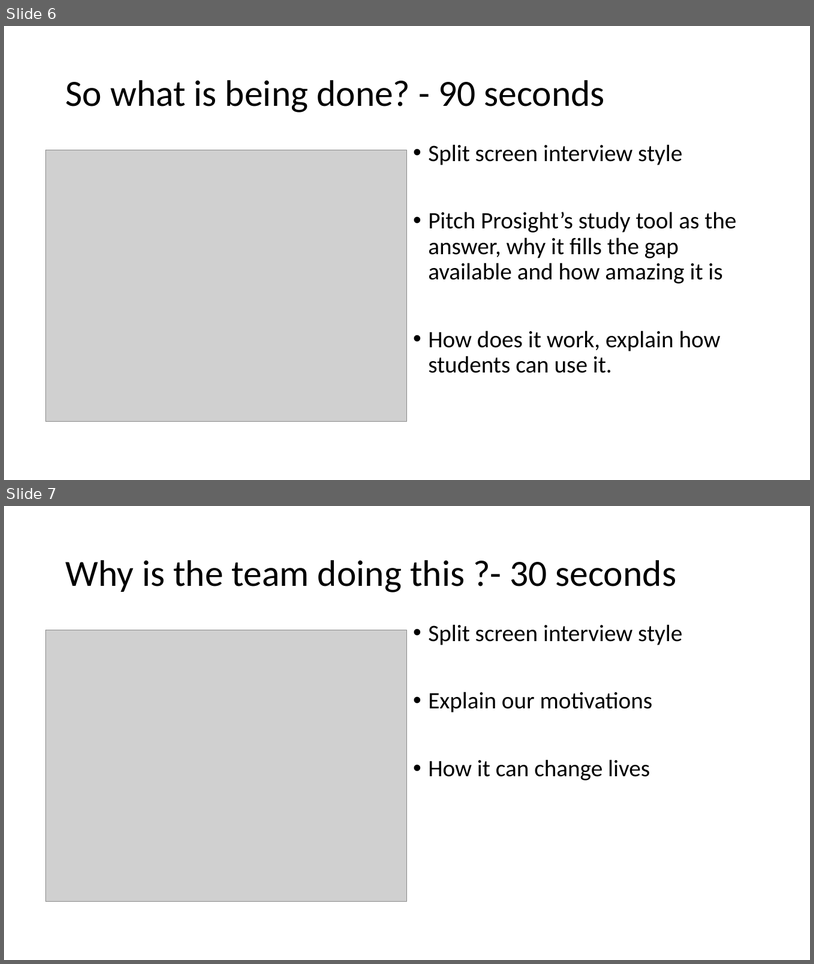
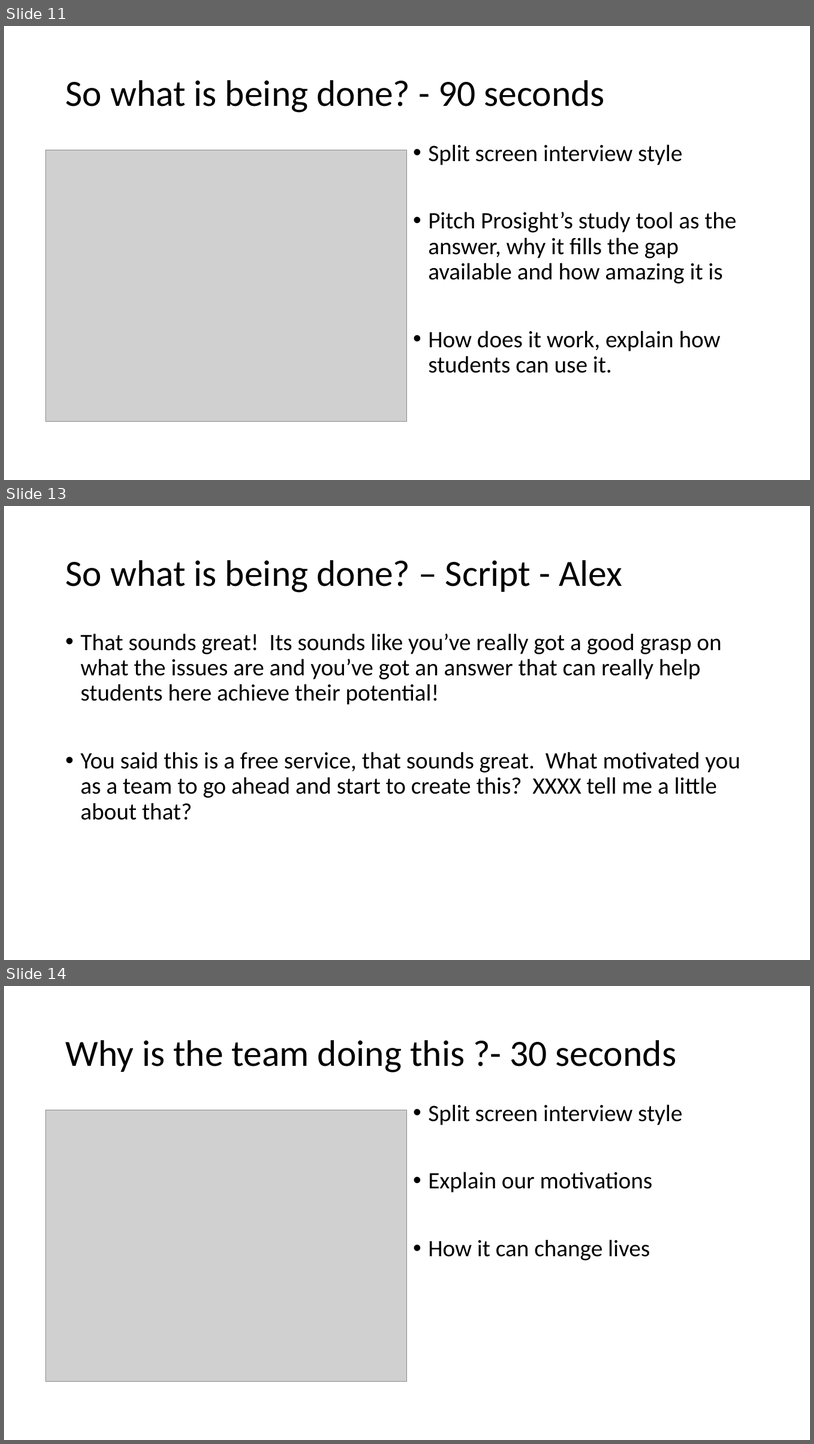
Before and after one commit to Brandon-M-Tech/Project-Assignment-3, a slide deck: storyboard-draft.pptx. Shown one above the other, each under a label of ours: slides 6 and 7 before the commit, slides 11, 13 and 14 after it; the slides between them are not shown. The pictures are 814x964 and 814x1444 pixels, drawn with LibreOffice and Linux fonts; fonts in the diff are those of the drawing; grey boxes stand for pictures. Boxes give left, top, right and bottom in pixels: in the first picture for what was removed or moved away, otherwise in the second. Text is boxed around its words. In the diff, an @@ line names an element or a change of style, - is before the commit and + after.

Commit message:
updated storyboard with draft script

```diff
--- a/storyboard-draft.pptx
+++ b/storyboard-draft.pptx
@@ slide 13 added at (x1=4, y1=506, x2=810, y2=960), background #FFFFFF @@
@@ title added at (x1=65, y1=560, x2=623, y2=592), 44 pt, text #000000 @@
+So what is being done? – Script - Alex
@@ text added at (x1=81, y1=633, x2=740, y2=820), 28 pt, text #000000 @@
+• That sounds great! Its sounds like you’ve really got a good grasp on what the issues are and you’ve got an answer that can really help students here achieve their potential!
+• You said this is a free service, that sounds great. What motivated you as a team to go ahead and start to create this? XXXX tell me a little about that?
@@ what was slide 6 is now slide 11 @@
@@ what was slide 7 is now slide 14 @@
```
Also in this commit, not shown: 10 other slides added.
